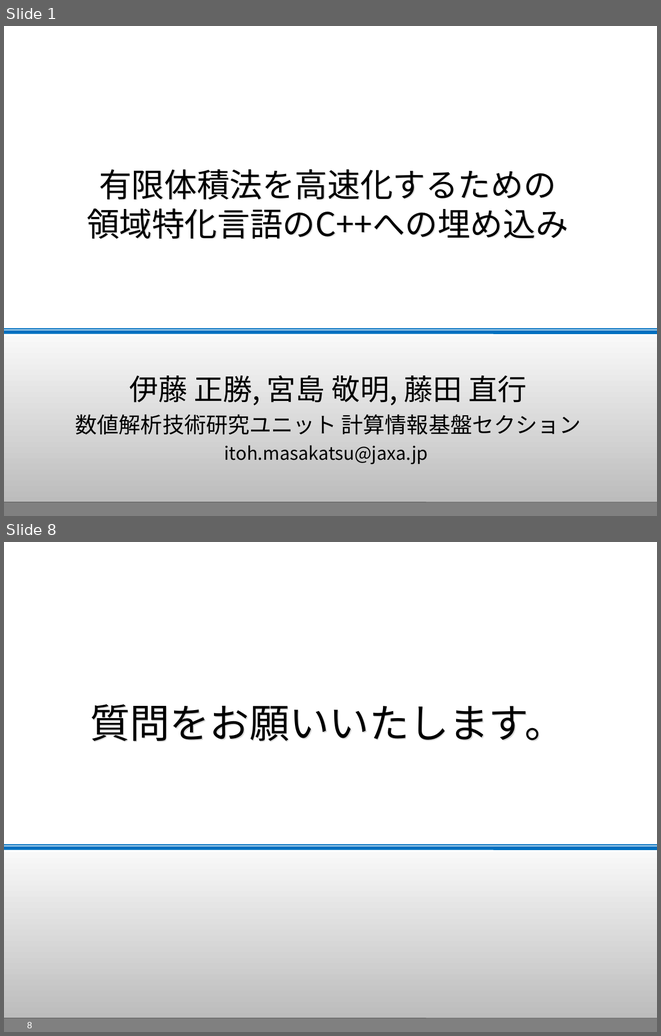
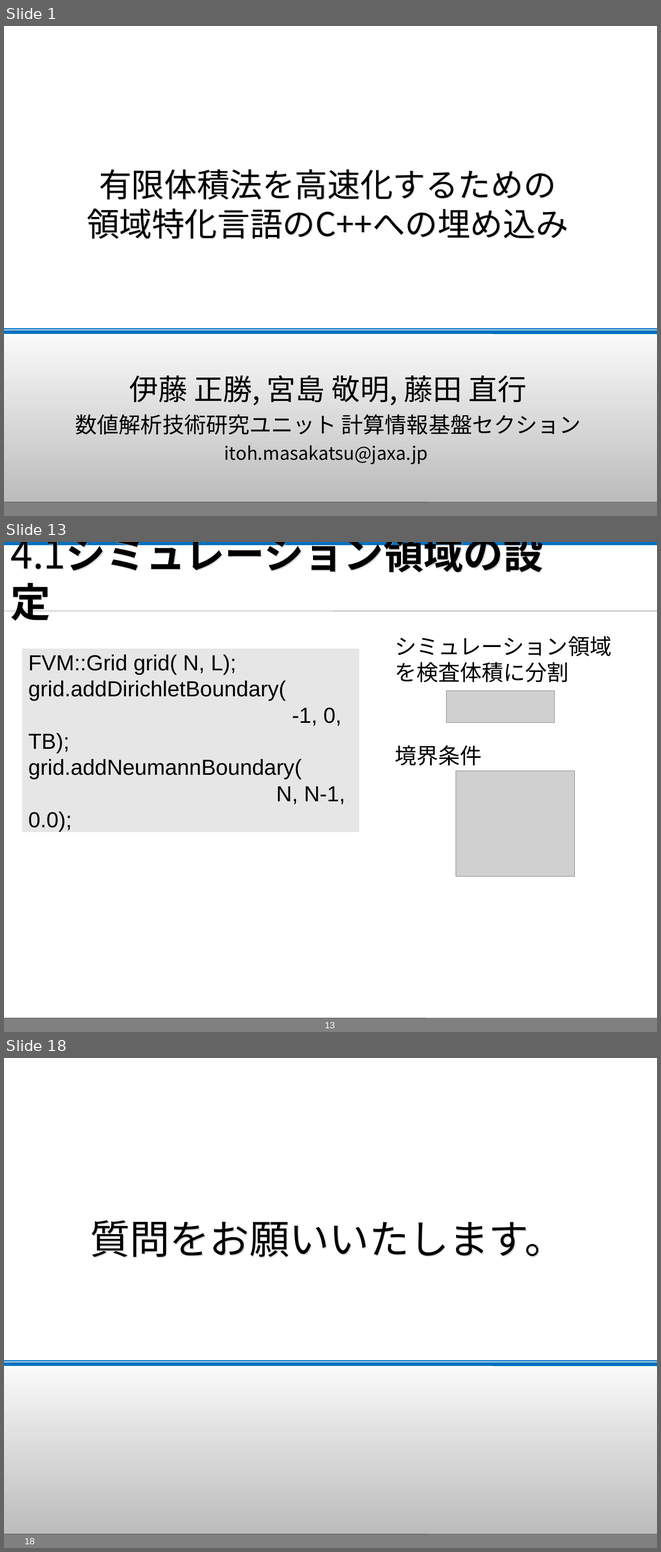
Before and after one commit to masa-ito/ProtoToPoisson, a slide deck: doc/第57回プログラミング・シンポジウム/presentationAtJaxaOn10Dec2015/ProtoFVM_PresentationAtJaxaOn10Dec2015.ppt. Shown one above the other, each under a label of ours: slides 1 and 8 before the commit, slides 1, 13 and 18 after it; the slides between them are not shown. The pictures are 661x1036 and 661x1552 pixels, drawn with LibreOffice and Linux fonts; fonts in the diff are those of the drawing; grey boxes stand for pictures; background and template pictures are left out. Boxes give left, top, right and bottom in pixels: in the first picture for what was removed or moved away, otherwise in the second. Text is boxed around its words. In the diff, an @@ line names an element or a change of style, - is before the commit and + after.

```diff
--- a/doc/第57回プログラミング・シンポジウム/presentationAtJaxaOn10Dec2015/ProtoFVM_PresentationAtJaxaOn10Dec2015.ppt
+++ b/doc/第57回プログラミング・シンポジウム/presentationAtJaxaOn10Dec2015/ProtoFVM_PresentationAtJaxaOn10Dec2015.ppt
@@ slide 13 added at [4, 542, 657, 1032], background #FFFFFF; not listed: 3 template elements that a slide beside it also shows @@
@@ rectangle added at [4, 543, 657, 545], fill #0070C0, outline #0070C0 2.01 pt @@
@@ title added at [10, 542, 543, 572], 44 pt, text #000000, bold @@
+4.1シミュレーション領域の設定
@@ line added from (4, 611) to (657, 611), #808080 0.51 pt @@
@@ text added at [395, 636, 611, 682], 24 pt, text #000000 @@
+シミュレーション領域を検査体積に分割
@@ rectangle added at [21, 649, 359, 832], fill #E6E6E6, 24 pt, text #000000 @@
+FVM::Grid grid( N, L);
+grid.addDirichletBoundary(
+-1, 0, TB);
+grid.addNeumannBoundary(
+N, N-1, 0.0);
@@ picture added at [446, 690, 555, 722] @@
@@ text added at [395, 745, 482, 766], 24 pt, text #000000 @@
+境界条件
@@ picture added at [456, 770, 575, 876] @@
@@ page number added at [325, 1022, 335, 1028], 10 pt, text #FFFFFF @@
+13
@@ what was slide 8 is now slide 18 @@
@@ page number at [25, 1538, 35, 1544]: text changed @@
-8
+18
```
Also in this commit, not shown: 4 slides changed, 14 other slides added, 3 slides removed.
